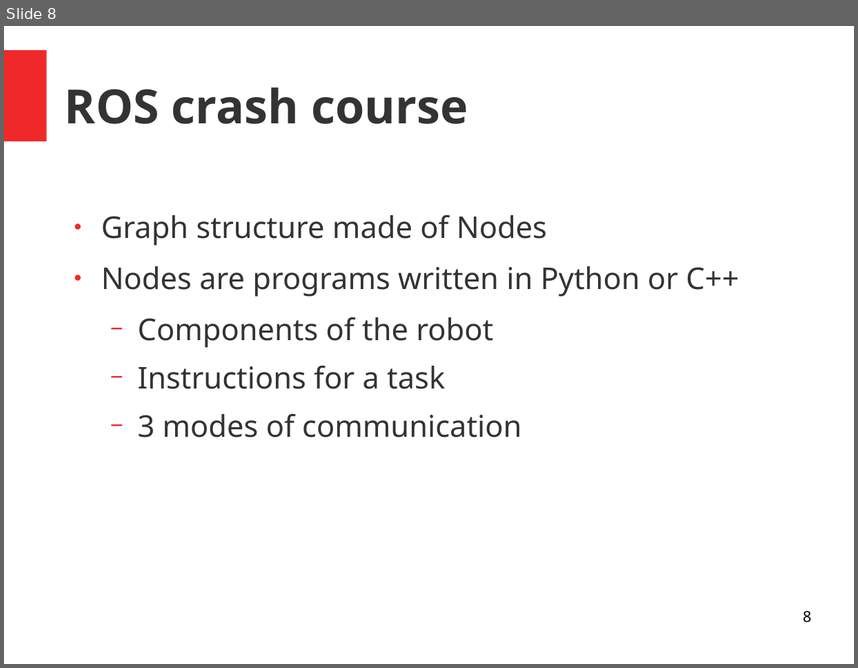
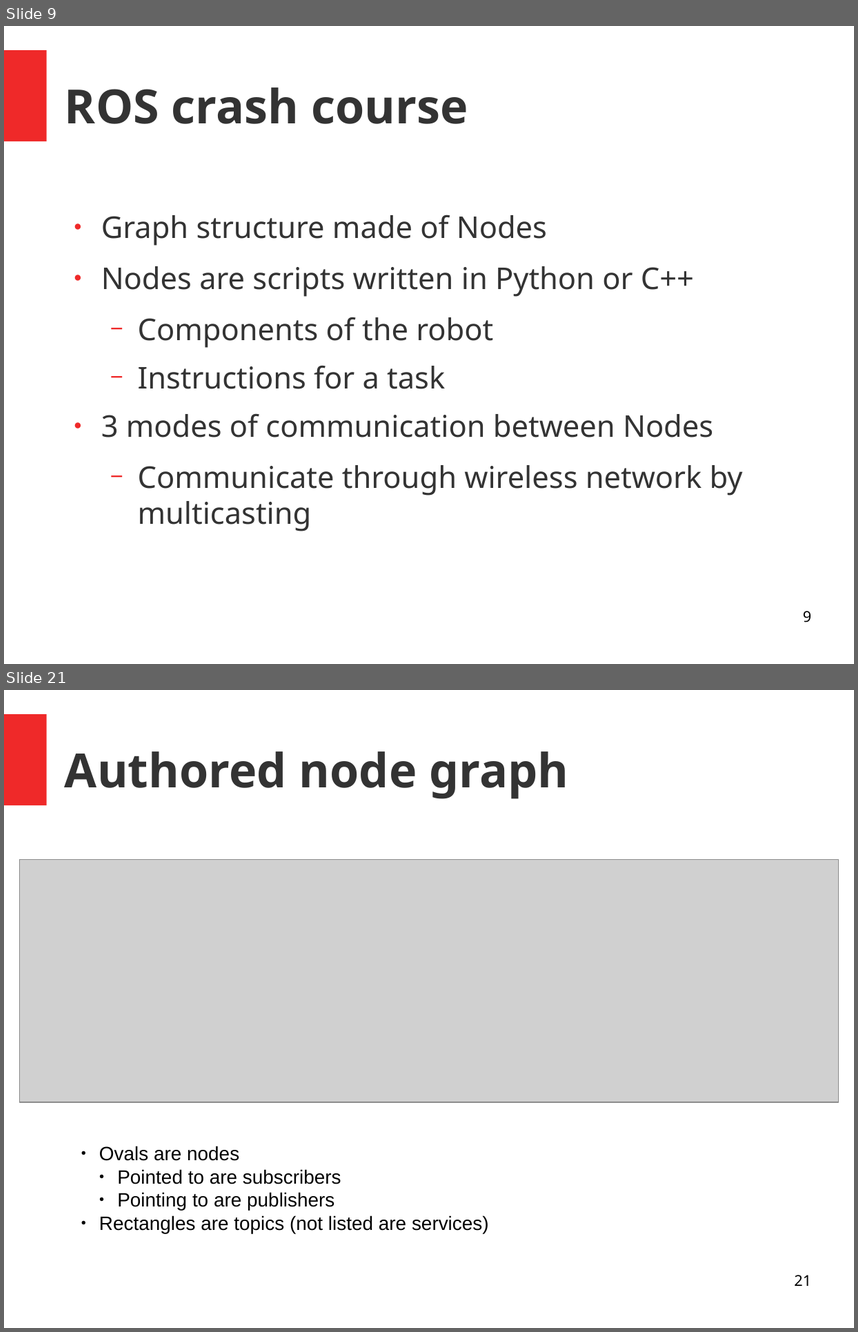
Before and after one commit to huybeme/slam_capstone, a slide deck: presentaton.odp. Shown one above the other, each under a label of ours: slide 8 before the commit, slides 9 and 21 after it; the slides between them are not shown. The pictures are 858x668 and 858x1332 pixels, drawn with LibreOffice and Linux fonts; fonts in the diff are those of the drawing; grey boxes stand for pictures. Boxes give left, top, right and bottom in pixels: in the first picture for what was removed or moved away, otherwise in the second. Text is boxed around its words. In the diff, an @@ line names an element or a change of style, - is before the commit and + after.

```diff
--- a/presentaton.odp
+++ b/presentaton.odp
@@ slide 21 added at (x1=4, y1=690, x2=854, y2=1328), background #FFFFFF; not listed: 1 template element that a slide beside it also shows @@
@@ title added at (x1=65, y1=751, x2=568, y2=799), 44 pt, text #333333, bold @@
+Authored node graph
@@ picture added at (x1=19, y1=860, x2=839, y2=1102) @@
@@ text added at (x1=99, y1=1145, x2=489, y2=1233), 18 pt, text #000000 @@
+● Ovals are nodes
+  ● Pointed to are subscribers
+  ● Pointing to are publishers
+● Rectangles are topics (not listed are services)
@@ page number added at (x1=794, y1=1274, x2=811, y2=1285), 14 pt, text #000000 @@
+21
@@ what was slide 8 is now slide 9 @@
@@ slide 9 changed as well @@
@@ text at (x1=101, y1=266, x2=694, y2=296): text changed @@
-● Nodes are programs written in Python or C++
+● Nodes are scripts written in Python or C++
@@ text at (x1=101, y1=413, x2=743, y2=531): text changed @@
-  − 3 modes of communication
+● 3 modes of communication between Nodes
+  − Communicate through wireless network by multicasting
@@ page number at (x1=803, y1=610, x2=811, y2=622): text changed @@
-8
+9
```
Also in this commit, not shown: 6 other slides changed, 22 other slides added.
